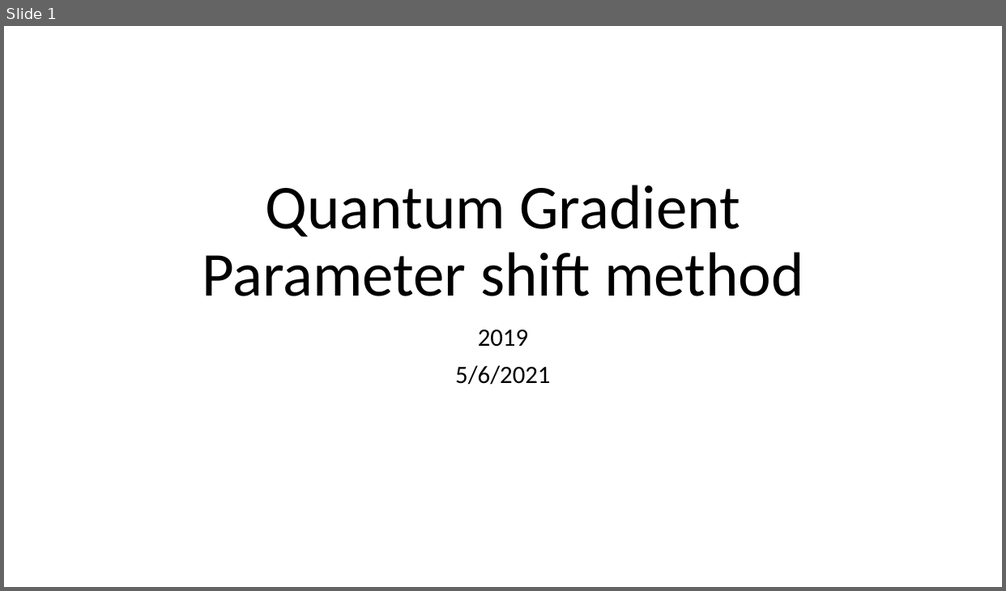
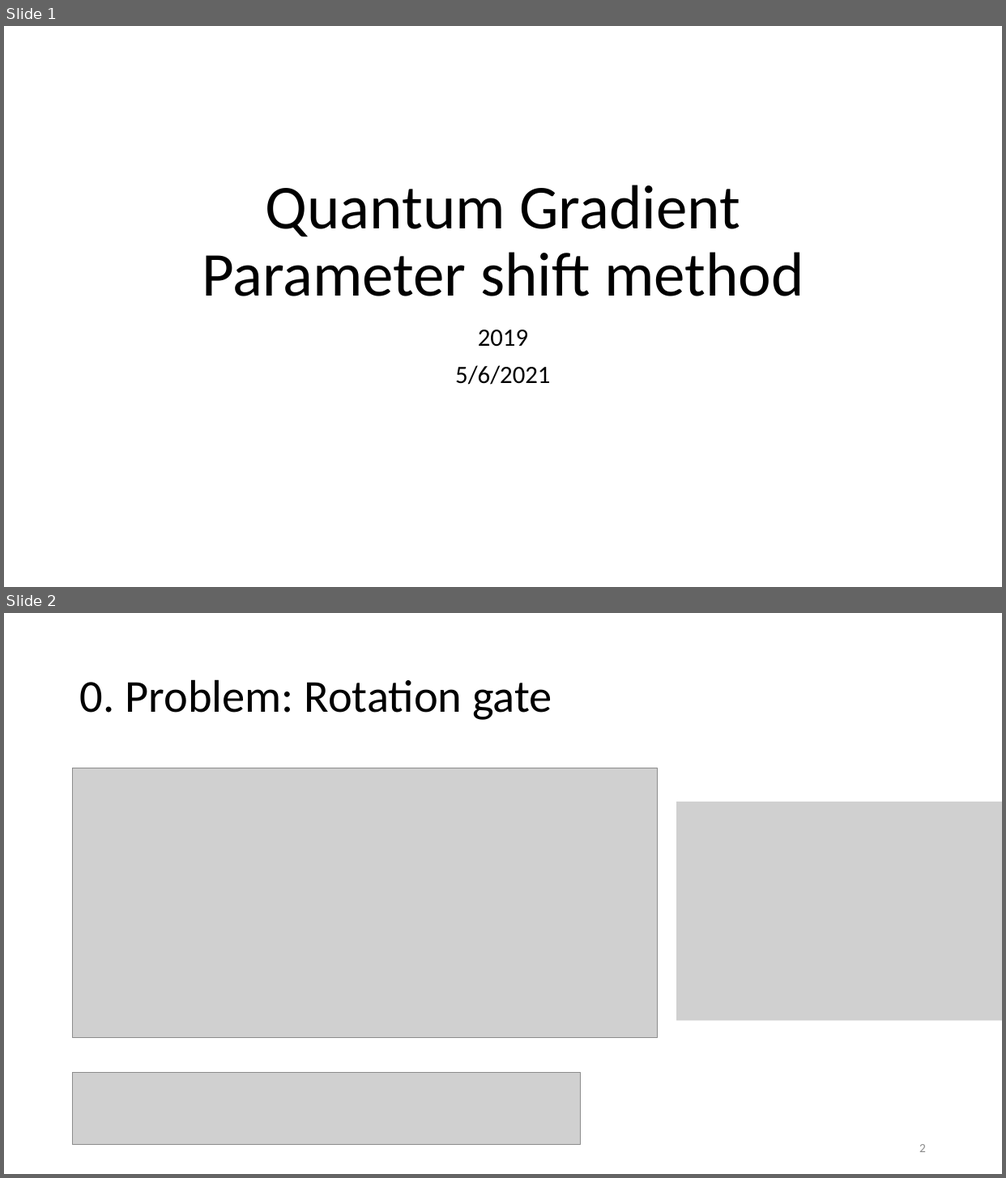
Before and after one commit to vutuanhai237/CourseMaterialsUIT, a slide deck: SExxx-Programming for quantum computer/Slide/x. Quantum Gradient.pptx. Shown one above the other, each under a label of ours: slide 1 before the commit, slides 1 and 2 after it. The pictures are 1006x591 and 1006x1178 pixels, drawn with LibreOffice and Linux fonts; fonts in the diff are those of the drawing; grey boxes stand for pictures. Boxes give left, top, right and bottom in pixels: in the first picture for what was removed or moved away, otherwise in the second. Text is boxed around its words. In the diff, an @@ line names an element or a change of style, - is before the commit and + after.

```diff
--- a/SExxx-Programming for quantum computer/Slide/x. Quantum Gradient.pptx
+++ b/SExxx-Programming for quantum computer/Slide/x. Quantum Gradient.pptx
@@ slide 2 added at <box>4,613,1002,1174</box>, background #FFFFFF @@
@@ title added at <box>80,679,552,720</box>, 44 pt, text #000000 @@
+0. Problem: Rotation gate
@@ picture added at <box>73,768,658,1038</box> @@
@@ picture added at <box>676,802,1002,1021</box> @@
@@ picture added at <box>73,1072,582,1144</box> @@
@@ page number added at <box>919,1144,926,1152</box>, 12 pt, text #8C8C8C @@
+2
```
Also in this commit, not shown: 15 slides changed, 34 other slides added, 20 other files.
